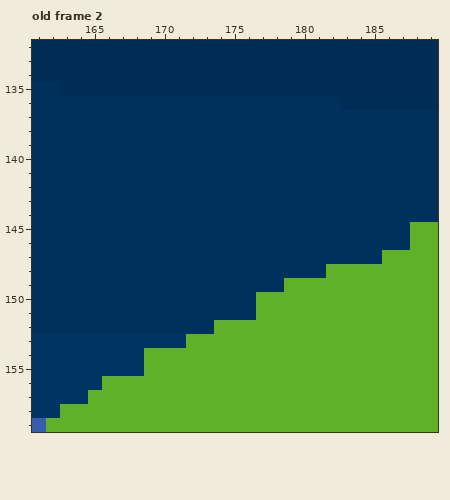
Edited in one commit: pixel-art file (T05/Assets/Sprites/main scene.aseprite). That is the earlier state.
480x270 pixels, 10 frames. Colours within 5 levels of each other are drawn and written as one. Shown: old frame 2: x 161..189, y 132..159. The commit also changed other frames or places, which this record leaves out.
After:
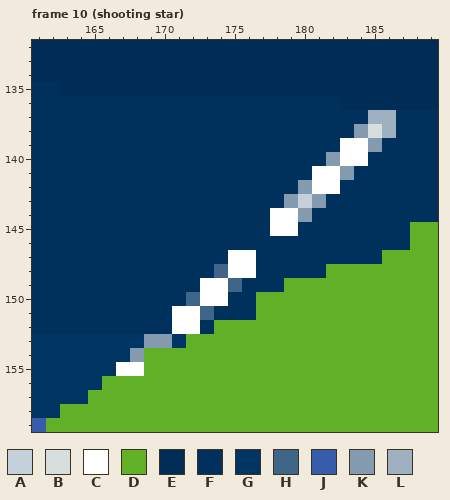
Palette (. is transparent): A #c4d0da  B #d7dede  C #ffffff  D #60b028  E #002d56  F #00315d  G #003563  H #3f6688  J #365caa  K #849baf  L #9fb0c0
A new or re-ordered frame is compared with the old frame closest to it.
Edits made:
frames 10 -> 11
layer "shooting star" added
--- frame 10 (shooting star) is new; against old frame 2, layer "shooting star"
@@ x 161..189 @@
 136 FFFFFFFFFFFFFFFFFFFFFFEEEEEEE
-137 FFFFFFFFFFFFFFFFFFFFFFFFFFFFF
-138 FFFFFFFFFFFFFFFFFFFFFFFFFFFFF
-139 FFFFFFFFFFFFFFFFFFFFFFFFFFFFF
-140 FFFFFFFFFFFFFFFFFFFFFFFFFFFFF
-141 FFFFFFFFFFFFFFFFFFFFFFFFFFFFF
-142 FFFFFFFFFFFFFFFFFFFFFFFFFFFFF
-143 FFFFFFFFFFFFFFFFFFFFFFFFFFFFF
-144 FFFFFFFFFFFFFFFFFFFFFFFFFFFFF
-145 FFFFFFFFFFFFFFFFFFFFFFFFFFFDD
+137 FFFFFFFFFFFFFFFFFFFFFFFFLLFFF
+138 FFFFFFFFFFFFFFFFFFFFFFFKBLFFF
+139 FFFFFFFFFFFFFFFFFFFFFFCCKFFFF
+140 FFFFFFFFFFFFFFFFFFFFFKCCFFFFF
+141 FFFFFFFFFFFFFFFFFFFFCCKFFFFFF
+142 FFFFFFFFFFFFFFFFFFFKCCFFFFFFF
+143 FFFFFFFFFFFFFFFFFFKAKFFFFFFFF
+144 FFFFFFFFFFFFFFFFFCCKFFFFFFFFF
+145 FFFFFFFFFFFFFFFFFCCFFFFFFFFDD
 146 FFFFFFFFFFFFFFFFFFFFFFFFFFFDD
-147 FFFFFFFFFFFFFFFFFFFFFFFFFDDDD
-148 FFFFFFFFFFFFFFFFFFFFFDDDDDDDD
-149 FFFFFFFFFFFFFFFFFFDDDDDDDDDDD
-150 FFFFFFFFFFFFFFFFDDDDDDDDDDDDD
-151 FFFFFFFFFFFFFFFFDDDDDDDDDDDDD
-152 FFFFFFFFFFFFFDDDDDDDDDDDDDDDD
-153 GGGGGGGGGGGDDDDDDDDDDDDDDDDDD
-154 GGGGGGGGDDDDDDDDDDDDDDDDDDDDD
-155 GGGGGGGGDDDDDDDDDDDDDDDDDDDDD
+147 FFFFFFFFFFFFFFCCFFFFFFFFFDDDD
+148 FFFFFFFFFFFFFHCCFFFFFDDDDDDDD
+149 FFFFFFFFFFFFCCHFFFDDDDDDDDDDD
+150 FFFFFFFFFFFHCCFFDDDDDDDDDDDDD
+151 FFFFFFFFFFCCHFFFDDDDDDDDDDDDD
+152 FFFFFFFFFFCCFDDDDDDDDDDDDDDDD
+153 GGGGGGGGKKGDDDDDDDDDDDDDDDDDD
+154 GGGGGGGKDDDDDDDDDDDDDDDDDDDDD
+155 GGGGGGCCDDDDDDDDDDDDDDDDDDDDD
 156 GGGGGDDDDDDDDDDDDDDDDDDDDDDDD
Boxes around the changes in both pictures, in picture pixels (x1, y1, x2, y2):
changed: (116, 110, 396, 376)
